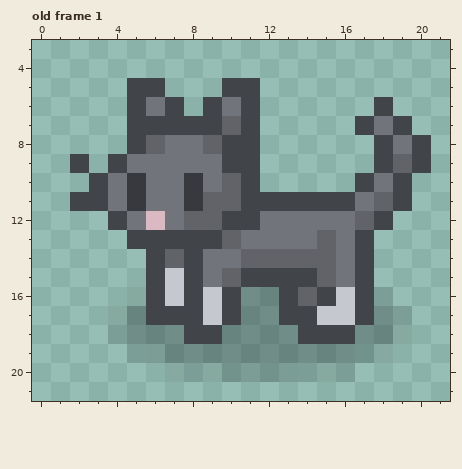
Pixel-art file -- assets/aseprite/cat.aseprite. This is how it looked before the edit.
24x24 pixels, 1 frame. Colours within 5 levels of each other are drawn and written as one. Shown: old frame 1: x 0..21, y 3..21. The commit also changed other frames, which this record leaves out.
And afterwards:
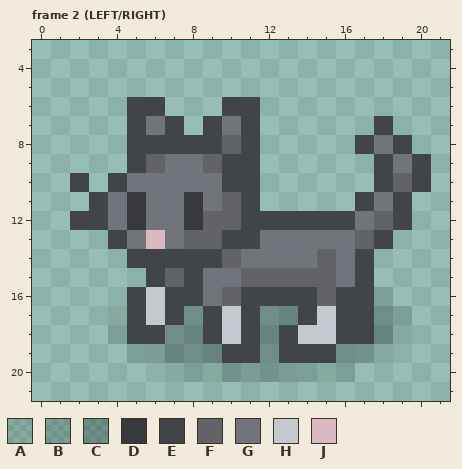
Palette (. is transparent): A #0000001c  B #0000002c  C #00000040  D #37393f  E #414449  F #626368  G #72747b  H #c5c8cf  J #dbb9c3
A new or re-ordered frame is compared with the old frame closest to it.
Change:
frames 1 -> 4
layer "Shadow" opacity 25% -> 100%
Frame 2 (LEFT/RIGHT) is new; against old frame 1, layer "Cat":
y 5: x 5..6 EE -> ..; x 10..11 EE -> ..
y 6: x 6..7 GE -> E.; x 9..10 EG -> .E; x 18 E -> .
y 7: x 6 E -> G; x 8 E -> .; x 10 F -> G; x 17..19 EGE -> .E.
y 8: x 6..10 FGGFE -> EEEEF; x 17..20 .EGE -> EGE.
y 9: x 2 E -> .; x 4..6 EGG -> .EF; x 9 G -> F; x 19 F -> G
y 10: x 2..5 .EGD -> E.EG; x 8 D -> G; x 10 F -> E; x 17..20 EGE. -> .EFE
y 11: x 2 E -> .; x 9 F -> G; x 12..18 EEEEEGF -> .....EG
y 12: x 2..6 ..EGJ -> EEGDG; x 8 F -> D; x 10 E -> F; x 12..19 GGGGGFE. -> EEEEEGFE
y 13: x 4..11 .EEEEEFG -> EGJGFFEE; x 15 F -> G; x 17..18 E. -> FE
y 14: x 5 . -> E; x 7 F -> E; x 9..14 GGFFFF -> EFGGGG
y 15: x 7 H -> F; x 10..14 FEEEE -> GFFFF
y 16: x 5..7 AEH -> EHE; x 9..12 HECC -> GFEE; x 14..16 FEH -> EFE
y 17: x 5..6 CE -> EH; x 8..11 EHEC -> CEHE; x 13 E -> C; x 16 H -> E
y 18: x 5..6 CC -> EE; x 8 E -> C; x 10..11 CC -> HE; x 13..15 CEE -> EHH; x 17 C -> E
y 19: x 10..11 CC -> EE; x 13..15 CCC -> EEE
Changed places in both pictures, as pixel boxes (x1, y1, x2, y2):
changed: (70, 78, 431, 363)
